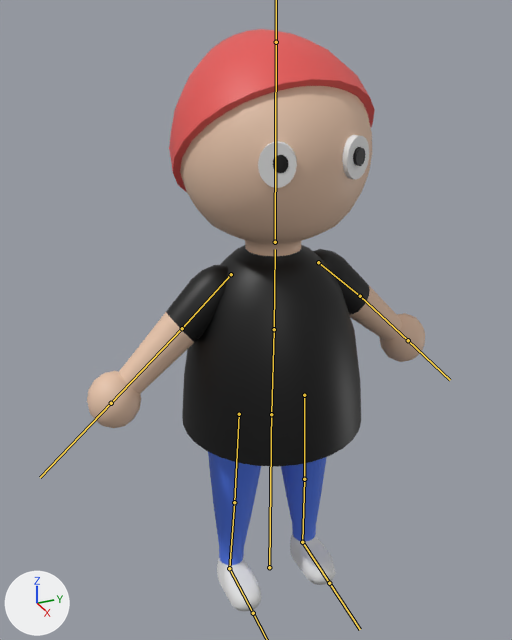
The FBX model Assets/Resources/Assets/3D/Player.fbx: old version first, new version second.
The view is the same before and after, from a camera (50 mm lens) standing at (0.999, -0.481, 1.06) and looking at (-0.029, -0.018, 0.546). The axes (+X, +Y, +Z) are drawn at lower left. The lights are the same throughout. The bones that bend it are drawn over the model as lines.

In view in the first picture: 'Player'.
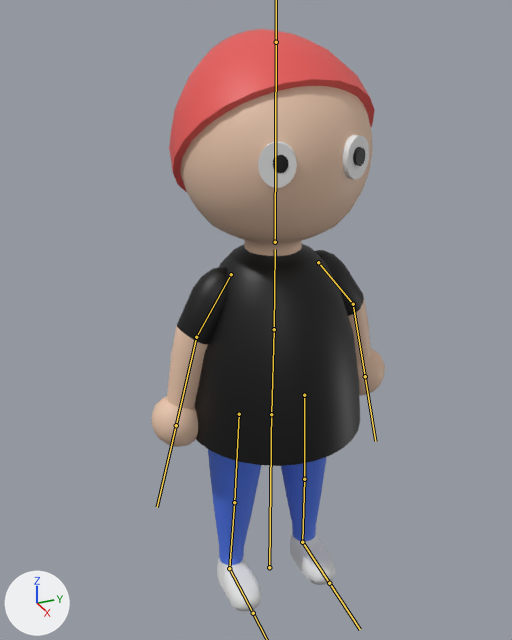
The newer file adds an action. The first version stands in its rest pose; the second is drawn at frame 1 of the action 'Armature_Player|Idle'.

Pixel boxes (x1, y1, x2, y2) of what changed, in the pictures (512 x 640 px):
'Player', posed (31% narrower)
    before: (87, 29, 425, 612)
    after: (152, 29, 385, 612)
bone 'Bone.005', root to tip
    before: (318, 262) to (360, 296)
    after: (318, 262) to (353, 304)
bone 'Bone.006', root to tip
    before: (360, 296) to (408, 340)
    after: (353, 304) to (365, 376)
bone 'Bone.012', root to tip
    before: (231, 274) to (182, 328)
    after: (231, 274) to (196, 337)
bone 'Bone.013', root to tip
    before: (182, 328) to (111, 403)
    after: (196, 337) to (176, 425)

Diff of the bpy script that builds the scene:
```diff
--- a/Assets/Resources/Assets/3D/Player.fbx.py
+++ b/Assets/Resources/Assets/3D/Player.fbx.py
@@ bone_bone_005 @@
 bone_bone_005 = bpy.data.objects['Armature_Player'].pose.bones['Bone.005']  # child of 'Bone.002'
-bone_bone_005.rotation_quaternion = (1.0, 0.0, 0.0, 0.0)  # degrees (0, 0, 0)
+bone_bone_005.rotation_quaternion = (0.997, -0.08, 0.0, 0.0)  # degrees (-9, 0, 0)
@@ bone_bone_006 @@
 bone_bone_006 = bpy.data.objects['Armature_Player'].pose.bones['Bone.006']  # child of 'Bone.005'
-bone_bone_006.rotation_quaternion = (1.0, 0.0, 0.0, 0.0)  # degrees (0, 0, 0)
+bone_bone_006.rotation_quaternion = (0.979, -0.202, 0.0, 0.0)  # degrees (-23, 0, 0)
@@ bone_bone_012 @@
 bone_bone_012 = bpy.data.objects['Armature_Player'].pose.bones['Bone.012']  # child of 'Bone.002'
-bone_bone_012.rotation_quaternion = (1.0, 0.0, 0.0, 0.0)  # degrees (0, 0, 0)
+bone_bone_012.rotation_quaternion = (0.991, 0.13, 0.0, 0.0)  # degrees (15, 0, 0)
@@ bone_bone_013 @@
 bone_bone_013 = bpy.data.objects['Armature_Player'].pose.bones['Bone.013']  # child of 'Bone.012'
-bone_bone_013.rotation_quaternion = (1.0, 0.0, 0.0, 0.0)  # degrees (0, 0, 0)
+bone_bone_013.rotation_quaternion = (0.986, 0.167, 0.0, 0.0)  # degrees (19, 0, 0)
```
